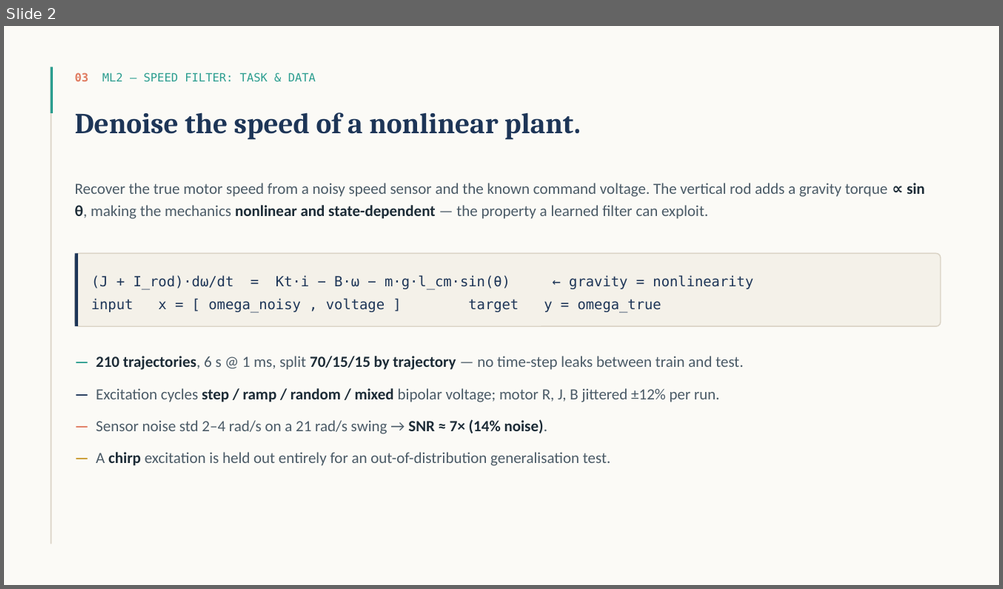
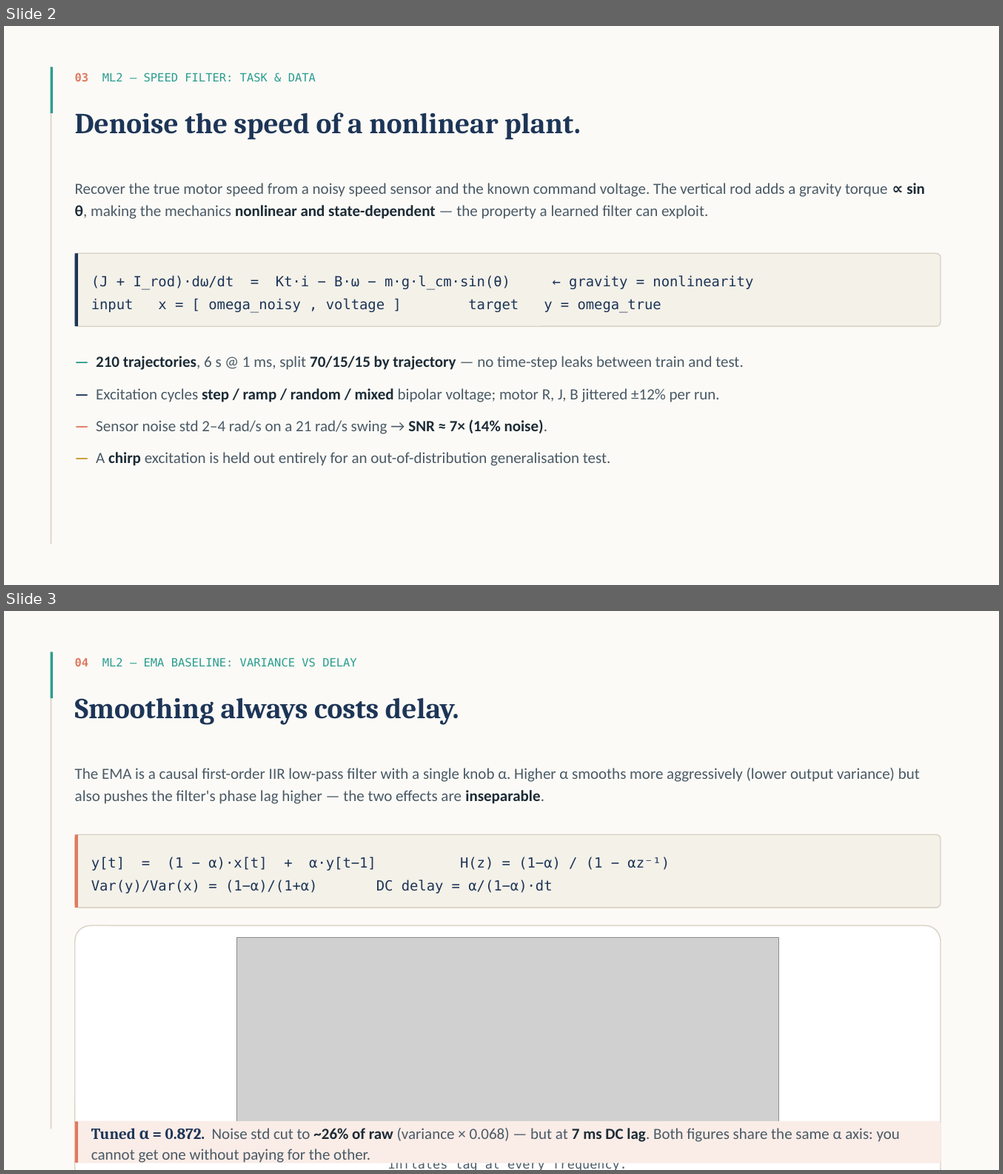
Before and after one commit to Riad-Attou/ai-electrical-engineering, a slide deck: presentation.pptx. Shown one above the other, each under a label of ours: slide 2 before the commit, slides 2 and 3 after it. The pictures are 1003x589 and 1003x1174 pixels, drawn with LibreOffice and Linux fonts; fonts in the diff are those of the drawing; grey boxes stand for pictures. Boxes give left, top, right and bottom in pixels: in the first picture for what was removed or moved away, otherwise in the second. Text is boxed around its words. In the diff, an @@ line names an element or a change of style, - is before the commit and + after.

```diff
--- a/presentation.pptx
+++ b/presentation.pptx
@@ slide 3 added at [4,611,999,1170], background #FBFAF6 @@
@@ rectangle added at [51,652,52,1130], fill #D9D2C4 @@
@@ rectangle added at [51,652,53,698], fill #2A9D8F @@
@@ text added at [75,658,356,667], 11 pt, text #2A9D8F @@
+04 ML2 — EMA BASELINE: VARIANCE VS DELAY
@@ text added at [75,698,459,725], 28 pt, text #1D3557, bold @@
+Smoothing always costs delay.
@@ text added at [75,768,919,804], 15 pt, text #4A5A66 @@
+The EMA is a causal first-order IIR low-pass filter with a single knob α. Higher α smooths more aggressively (lower output variance) but also pushes the filter's phase lag higher — the two effects are inseparable.
@@ rounded rectangle added at [75,834,940,908], fill #F4F1E9, outline #D9D2C4 1 pt @@
@@ rectangle added at [75,834,78,908], fill #E07A5F @@
@@ text added at [91,857,552,894], 13.5 pt, text #1D3557 @@
+y[t] = (1 − α)·x[t] + α·y[t−1] H(z) = (1−α) / (1 − αz⁻¹)
+Var(y)/Var(x) = (1−α)/(1+α) DC delay = α/(1−α)·dt
@@ rounded rectangle added at [75,925,940,1170], fill #FFFFFF, outline #D9D2C4 1 pt @@
@@ picture added at [237,938,779,1136] @@
@@ rounded rectangle added at [75,1122,940,1163], fill #FAECE7, outline #FAECE7 1 pt @@
@@ rectangle added at [75,1122,78,1163], fill #E07A5F @@
@@ text added at [91,1128,899,1163], 15 pt, text #4A5A66 @@
+Tuned α = 0.872. Noise std cut to ~26% of raw (variance × 0.068) — but at 7 ms DC lag. Both figures share the same α axis: you cannot get one without paying for the other.
@@ text added at [92,1142,907,1170], 12 pt, text #4A5A66 @@
+Left: amplitude response |H(f)| — higher α narrows the passband (less noise). Right: group delay τ(f) — same α inflates lag at every frequency.
```
Also in this commit, not shown: 1 other slide added, 6 other files.
